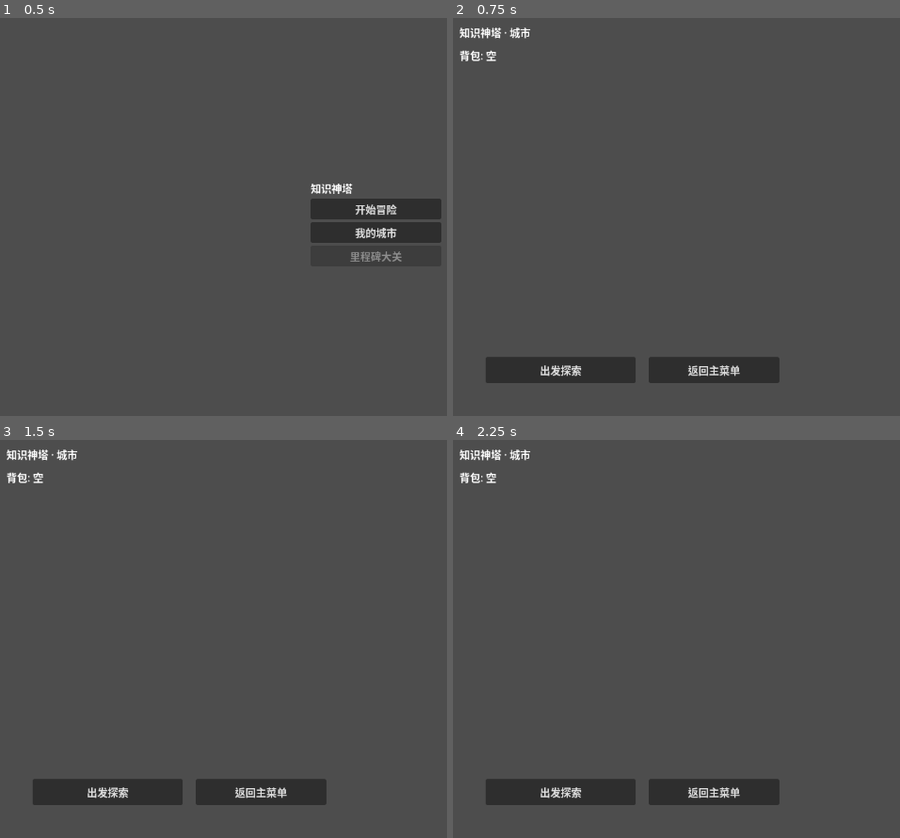
Above: before the commit, frames 1-4 (two rows, left to right).
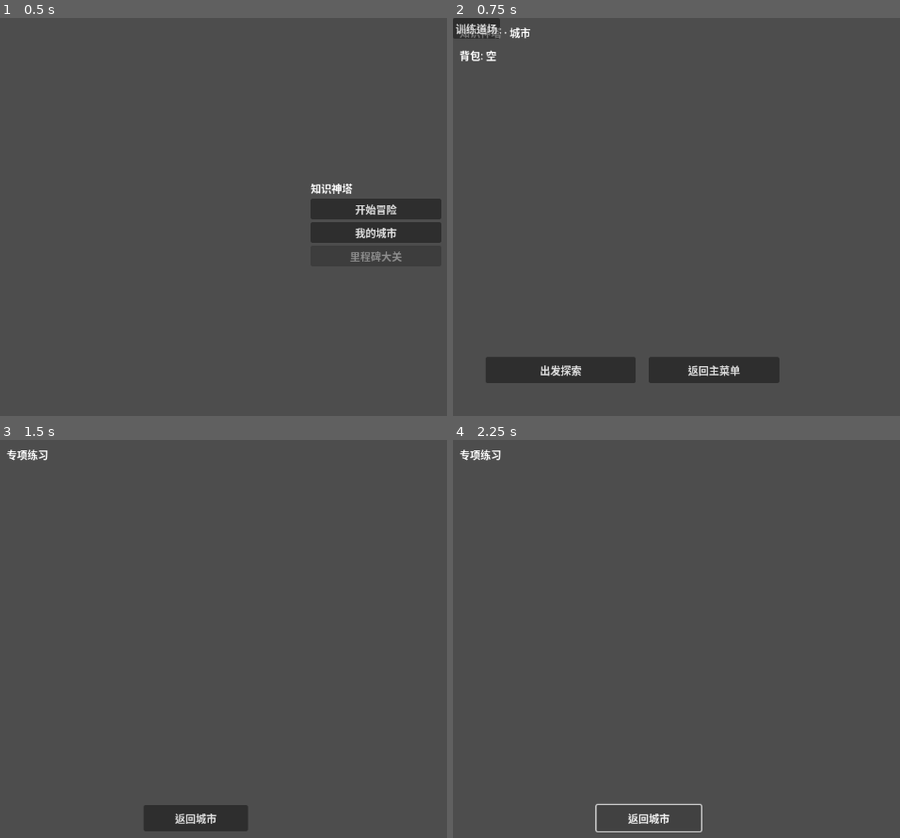
Above: after the commit, the same moments.

Repository: b31o8321/e-game
Game: Godot game, scene res://src/ui/main_menu.tscn
The game is run twice, just before and just after one commit, with the same random seed, the same clock (stepped at 60 frames per second) and the same inputs.
Inputs (mouse positions are in pixels of both pictures, inside the frame that each line leads up to):
- Up to frame 1 (0.5 s): no input
- Up to frame 2 (0.75 s): click "我的城市" at 0.5 s
- Up to frame 3 (1.5 s): click (22, 451) at 1.25 s, where only the run after the commit has a clickable "训练道场"
- Up to frame 4 (2.25 s): click (649, 818) at 2 s, where only the run after the commit has a clickable "返回城市"

Frame 1 is identical in both runs. In frame 2, 0.5% of the frame differs, in the area x 0-11%, y 0-6%; in frame 3, 5.7%, in the area x 1-74%, y 2-99%; in frame 4, 4.5%.
Error after the commit: Parse Error: Invalid cast. Cannot convert from "Control" to "QuestionController". (res://src/city/practice_arena_controller.gd:51)

Commit message:
feat: add practice arena scene with SRS-driven question selection and city button

Diff:
--- a/src/city/city_scene_controller.gd
+++ b/src/city/city_scene_controller.gd
@@ -16,6 +16,11 @@
 	_start_button.pressed.connect(_on_start_expedition)
 	_back_button.pressed.connect(_on_back_to_menu)
 	_city_controller.building_upgraded.connect(_on_any_building_upgraded)
+	var practice_btn: Button = Button.new()
+	practice_btn.text = "训练道场"
+	practice_btn.pressed.connect(func():
+		get_tree().change_scene_to_file("res://src/city/practice_arena_scene.tscn"))
+	add_child(practice_btn)
 	_update_resource_bar()
 
 func _build_building_slots() -> void:
--- /dev/null
+++ b/src/city/practice_arena_controller.gd
@@ -0,0 +1,105 @@
+class_name PracticeArenaController extends Control
+
+const SESSION_SIZE: int = 10
+
+var _question_ids: Array[String] = []
+var _current_index: int = 0
+var _correct_count: int = 0
+var _pack: ContentPackBase = null
+var _question_controller: QuestionController = null
+var _question_ui: Control = null
+
+@onready var _progress_label: Label = $ProgressLabel
+@onready var _result_panel: Control = $ResultPanel
+@onready var _result_label: Label = $ResultPanel/ResultLabel
+@onready var _next_button: Button = $NextButton
+@onready var _finish_button: Button = $ResultPanel/FinishButton
+@onready var _back_button: Button = $BackButton
+
+func _ready() -> void:
+	_pack = GameState.content_loader.get_active_pack()
+	_build_question_list()
+	_setup_question_ui()
+	_next_button.pressed.connect(_on_next_pressed)
+	_finish_button.pressed.connect(_on_finish_pressed)
+	_back_button.pressed.connect(_on_back_pressed)
+	_result_panel.visible = false
+	if _question_ids.is_empty():
+		_show_no_data()
+	else:
+		_show_next_question()
+
+func _build_question_list() -> void:
+	if not GameState.practice_target_ids.is_empty():
+		_question_ids = GameState.practice_target_ids.duplicate()
+		GameState.practice_target_ids = []
+		return
+	var all_records: Dictionary = GameState.srs_system.serialize()
+	var candidates: Array[String] = []
+	for qid in all_records:
+		if all_records[qid].get("wrong", 0) > 0:
+			candidates.append(qid)
+	candidates.sort_custom(func(a: String, b: String) -> bool:
+		return GameState.srs_system.get_priority(a) > GameState.srs_system.get_priority(b))
+	_question_ids = candidates.slice(0, min(SESSION_SIZE, candidates.size()))
+
+func _setup_question_ui() -> void:
+	var scene: PackedScene = load("res://src/battle/question_ui.tscn")
+	_question_ui = scene.instantiate() as Control
+	_question_ui.visible = false
+	add_child(_question_ui)
+	_question_controller = _question_ui as QuestionController
+	_question_controller.answered.connect(_on_question_answered)
+
+func _show_next_question() -> void:
+	if _current_index >= _question_ids.size():
+		_show_results()
+		return
+	if _pack == null:
+		_show_no_data()
+		return
+	var qid: String = _question_ids[_current_index]
+	var q: Dictionary = _pack.get_question_by_id(qid)
+	if q.is_empty():
+		_current_index += 1
+		_show_next_question()
+		return
+	_progress_label.text = "第 %d / %d 题" % [_current_index + 1, _question_ids.size()]
+	_question_controller.load_question(q)
+	_question_ui.visible = true
+	_next_button.visible = false
+
+func _on_question_answered(correct: bool, question_id: String) -> void:
+	GameState.srs_system.record_answer(question_id, correct)
+	if correct:
+		_correct_count += 1
+	_current_index += 1
+	_next_button.visible = true
+
+func _on_next_pressed() -> void:
+	_next_button.visible = false
+	_question_ui.visible = false
+	_show_next_question()
+
+func _show_results() -> void:
+	_question_ui.visible = false
+	_progress_label.visible = false
+	_next_button.visible = false
+	var reward: int = _correct_count / 2
+	if reward > 0:
+		GameState.inventory_resources["vocabulary_crystal"] = \
+			GameState.inventory_resources.get("vocabulary_crystal", 0) + reward
+		GameState.save_system.save_game_state()
+	_result_label.text = "练习完成！\n答对 %d / %d 题\n获得词汇结晶 ×%d" % [
+		_correct_count, _question_ids.size(), reward]
+	_result_panel.visible = true
+
+func _show_no_data() -> void:
+	_progress_label.text = "暂无薄弱知识点记录\n先去野外探索积累答题记录！"
+	_next_button.visible = false
+
+func _on_finish_pressed() -> void:
+	get_tree().change_scene_to_file("res://src/city/city_scene.tscn")
+
+func _on_back_pressed() -> void:
+	get_tree().change_scene_to_file("res://src/city/city_scene.tscn")
--- /dev/null
+++ b/src/city/practice_arena_scene.tscn
@@ -0,0 +1,58 @@
+[gd_scene load_steps=2 format=3]
+
+[ext_resource type="Script" path="res://src/city/practice_arena_controller.gd" id="1_pac"]
+
+[node name="PracticeArenaScene" type="Control"]
+layout_mode = 3
+anchors_preset = 15
+anchor_right = 1.0
+anchor_bottom = 1.0
+script = ExtResource("1_pac")
+
+[node name="ProgressLabel" type="Label" parent="."]
+layout_mode = 1
+offset_left = 10.0
+offset_top = 10.0
+offset_right = 600.0
+offset_bottom = 50.0
+text = "专项练习"
+
+[node name="NextButton" type="Button" parent="."]
+layout_mode = 1
+offset_left = 10.0
+offset_top = 560.0
+offset_right = 200.0
+offset_bottom = 600.0
+text = "下一题"
+visible = false
+
+[node name="BackButton" type="Button" parent="."]
+layout_mode = 1
+offset_left = 220.0
+offset_top = 560.0
+offset_right = 380.0
+offset_bottom = 600.0
+text = "返回城市"
+
+[node name="ResultPanel" type="Control" parent="."]
+layout_mode = 1
+anchors_preset = 15
+anchor_right = 1.0
+anchor_bottom = 1.0
+visible = false
+
+[node name="ResultLabel" type="Label" parent="ResultPanel"]
+layout_mode = 1
+offset_left = 10.0
+offset_top = 10.0
+offset_right = 600.0
+offset_bottom = 120.0
+text = ""
+
+[node name="FinishButton" type="Button" parent="ResultPanel"]
+layout_mode = 1
+offset_left = 10.0
+offset_top = 130.0
+offset_right = 200.0
+offset_bottom = 170.0
+text = "返回城市"
